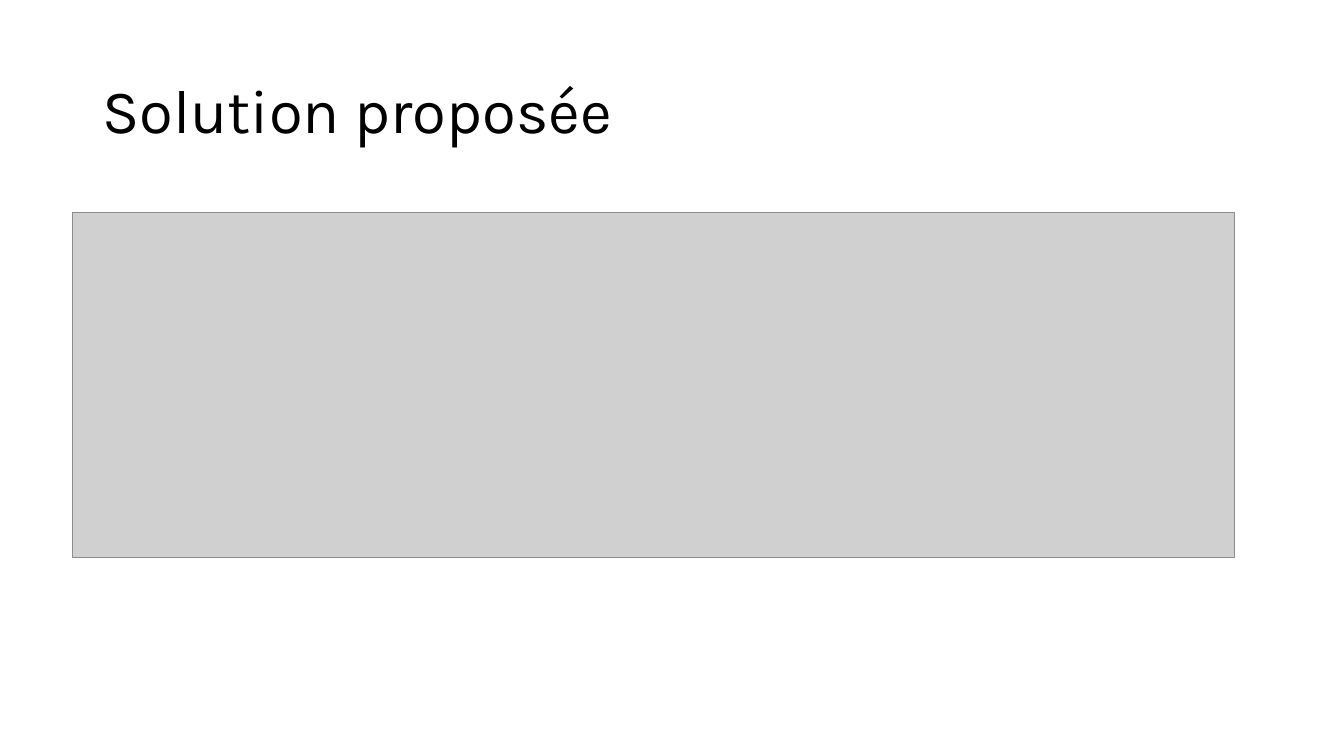
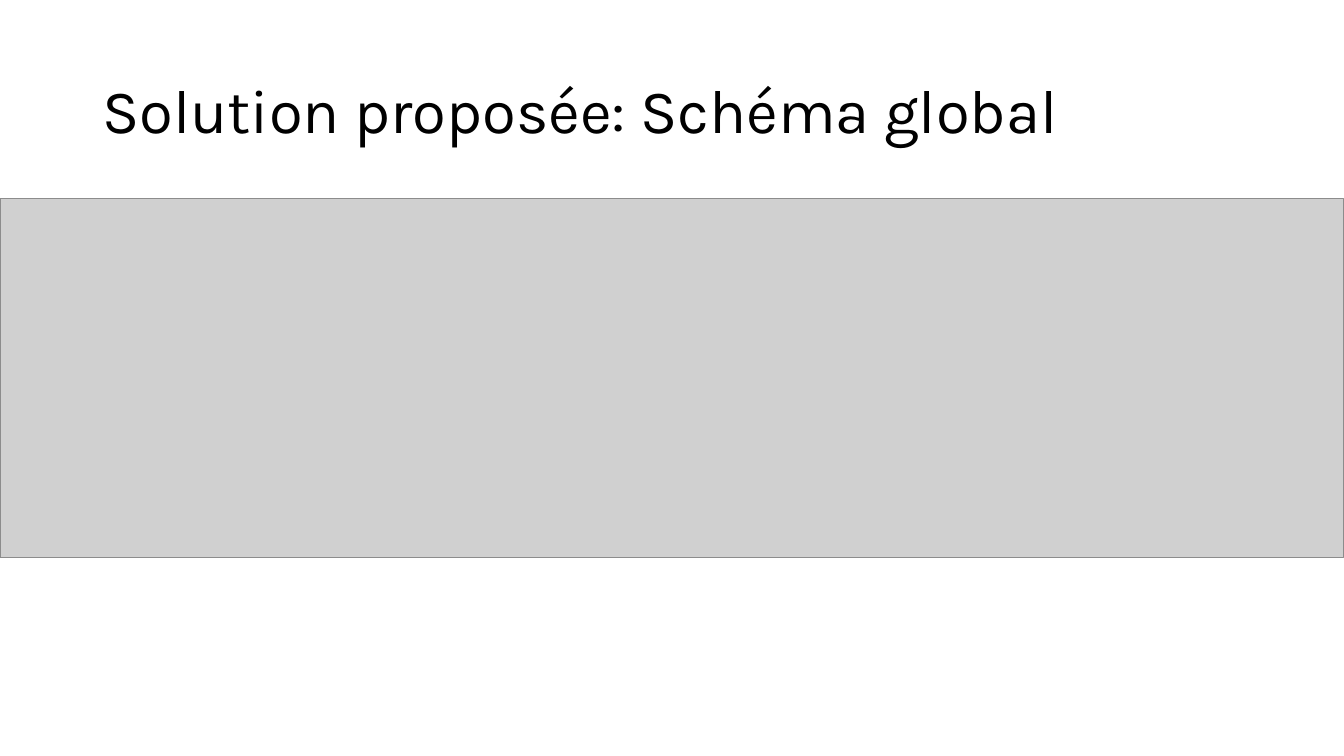
Before and after one commit to pimentpoulet/PFE, a slide deck: slide 11 of Ruche connectée.pptx (slide 8 before the commit). Drawn at 1344x756 pixels with LibreOffice and Linux fonts; fonts in the diff are those of the drawing; grey boxes stand for pictures. Boxes give left, top, right and bottom in pixels: in the first picture for what was removed or moved away, otherwise in the second. Text is boxed around its words. In the diff, an @@ line names an element or a change of style, - is before the commit and + after.

```diff
--- a/Ruche connectée.pptx
+++ b/Ruche connectée.pptx
@@ title at (102,86,1057,148): text changed @@
-Solution proposée
+Solution proposée: Schéma global
@@ picture: place and size @@
-picture at (73,213,1234,559)
+picture at (0,199,1344,558)
```
Also in this commit, not shown: 6 other slides changed, 6 slides added, 5 slides removed, 4 other files.
